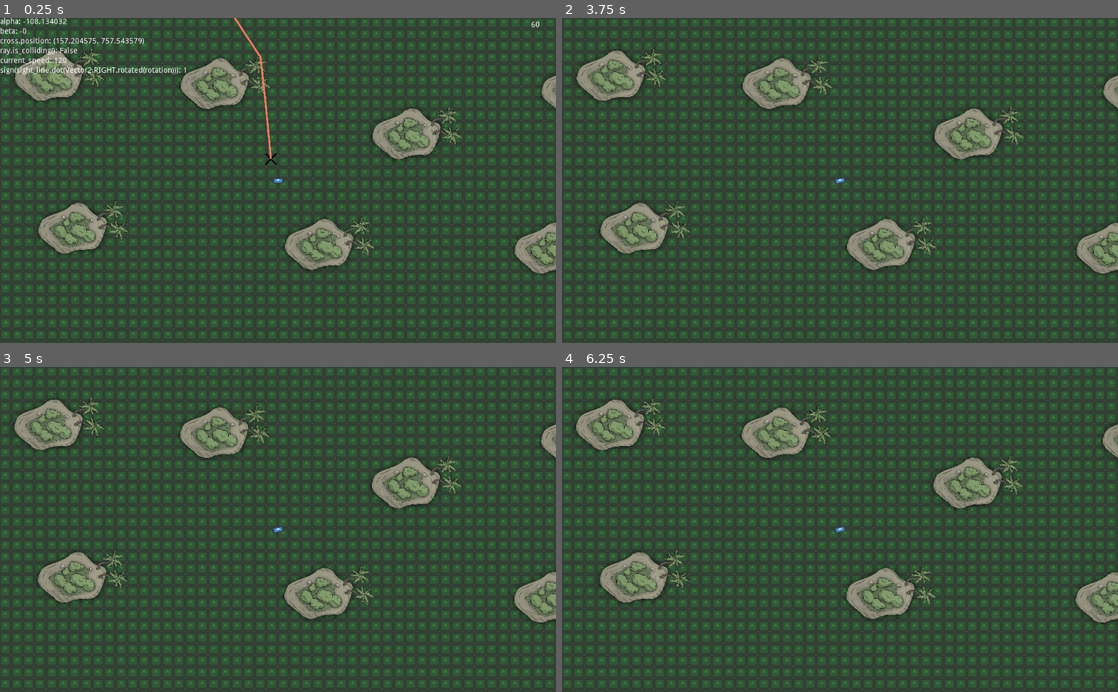
Above: before the commit, frames 1-4 (two rows, left to right).
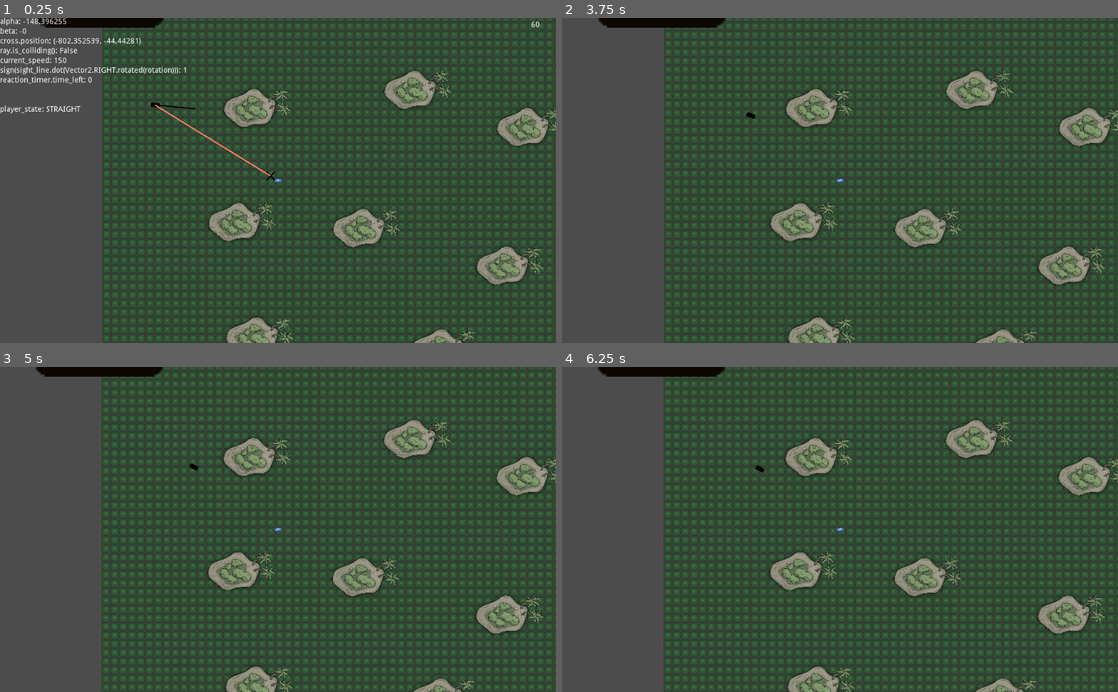
Above: after the commit, the same moments.

Repository: kingofjazzpiano/proportional_navigation
Game: Godot game, scene res://Main.tscn
Same seed, same stepped clock (60 frames per second), same inputs: the game is played once before the commit and once after it. The engine's default icon, where the game draws it, is replaced by a stand-in: a white triangle on a blue panel in a dark square.
Inputs (mouse positions are in pixels of both pictures, inside the frame that each line leads up to):
- Up to frame 1 (0.25 s): no input
- Up to frame 2 (3.75 s): tap Enter (ui_accept) at 0.5, 0.77, 1.25, 1.52, 2, 2.75, 3.02, 3.5 s; move the mouse to (962, 164) at 0.52 s; hold A (a) 0.53-1.28 s; tap E (E) at 0.6 s; move the mouse to (728, 196) at 1.27 s; tap A (a) at 1.35 s; tap D (d) at 1.55 s; move the mouse to (895, 109) at 2.02 s; hold D (d) 2.03-2.78 s; tap S (s) at 2.3, 2.85 s; move the mouse to (812, 245) at 2.77 s; tap W (w) at 3.05 s; move the mouse to (1006, 229) at 3.52 s; hold W (w) from 3.53 s (still down)
- Up to frame 3 (5 s): tap Enter (ui_accept) at 3.77, 4.25, 4.52 s; tap Middle mouse button (middle_mouse, bound only after the com… at 3.8, 4.35 s; move the mouse to (111, 480) at 4.27 s; release W (w) at 4.28 s; tap X (x, bound only after the commit) at 4.55 s
- Up to frame 4 (6.25 s): move the mouse to (867, 529) at 5.02 s; hold X (x, bound only after the commit) 5.03-5.78 s; tap E (E) at 5.3, 5.85 s; move the mouse to (756, 448) at 5.77 s; tap Enter (ui_accept) at 6.02 s; tap A (a) at 6.05 s

The runs differ from the first frame. In frame 1, 37% of the frame differs, in the area x 0-100%, y 0-100%; in frame 2, 37%; in frame 3, 37%; in frame 4, 37%.

Commit message:
stuck solved
Исправлен баг с застреванием бота у острова

Diff:
--- /dev/null
+++ b/CurveTest.gd
@@ -0,0 +1,29 @@
+extends Node2D
+
+onready var line: Line2D = $Line2D
+onready var line2: Line2D = $Line2D2
+
+
+func _ready() -> void:
+	var start: Vector2 = Vector2(600, 0)
+	var end: Vector2 = Vector2(600, 600)
+	var curvature: float = 200
+	var s_point: Vector2 = end + end.direction_to(start) * curvature
+	var x_point: Vector2 = s_point + (end - s_point) * 0.5 + s_point.direction_to(end).rotated(-PI * 0.5) * curvature
+	line.add_point(start)
+#	line.add_point(s_point)
+	line.add_point(x_point)
+	line.add_point(end)
+
+
+
+	var curve2: Curve2D = Curve2D.new()
+	var start2: Vector2 = Vector2(500, 400)
+	var end2: Vector2 = Vector2(500, 600)
+	var x2_point: Vector2 = (end2 - start2) + start2.direction_to(end2).rotated(-PI * 0.5) * curvature
+
+	curve2.bake_interval = 20.0
+	curve2.add_point(start2, Vector2.ZERO, x2_point)
+	curve2.add_point(end2)
+	print(curve2.get_baked_points().size())
+	line2.points = curve2.get_baked_points()
--- /dev/null
+++ b/CurveTest.tscn
@@ -0,0 +1,12 @@
+[gd_scene load_steps=2 format=2]
+
+[ext_resource path="res://CurveTest.gd" type="Script" id=1]
+
+[node name="CurveTest" type="Node2D"]
+script = ExtResource( 1 )
+
+[node name="Line2D" type="Line2D" parent="."]
+default_color = Color( 0.4, 0.501961, 1, 1 )
+
+[node name="Line2D2" type="Line2D" parent="."]
+default_color = Color( 0.968627, 1, 0.4, 1 )
--- a/Main.gd
+++ b/Main.gd
@@ -3,6 +3,7 @@
 onready var navigation = $Navigation2D/NavigationPolygonInstance
 onready var missile = $Missile
 onready var debug_panel = $DebugPanel
+
 
 func _ready() -> void:
 	var islands = find_node("Islands")
@@ -34,3 +35,4 @@
 		missile.cross.visible = not missile.cross.visible
 		$Line2D.visible = not $Line2D.visible
 		debug_panel.visible = not debug_panel.visible
+		missile.probe.visible = not missile.probe.visible
--- a/Main.tscn
+++ b/Main.tscn
@@ -30,11 +30,11 @@
 
 [node name="Player" parent="." instance=ExtResource( 2 )]
 pause_mode = 1
-position = Vector2( 196, 876 )
+position = Vector2( -748, -11 )
 
 [node name="Missile" parent="." instance=ExtResource( 3 )]
 pause_mode = 1
-position = Vector2( -182, -194 )
+position = Vector2( -1689, -570 )
 
 [node name="DebugPanel" parent="." instance=ExtResource( 4 )]
 
--- a/Missile.gd
+++ b/Missile.gd
@@ -8,54 +8,74 @@
 onready var debug_line_6 = get_node("/root/Main/DebugPanel/VBoxContainer/Label6")
 onready var debug_line_7 = get_node("/root/Main/DebugPanel/VBoxContainer/Label7")
 onready var debug_line_8 = get_node("/root/Main/DebugPanel/VBoxContainer/Label8")
+onready var debug_line_9 = get_node("/root/Main/DebugPanel/VBoxContainer/Label9")
+onready var debug_line_10 = get_node("/root/Main/DebugPanel/VBoxContainer/Label10")
 onready var fps_label = get_node("/root/Main/DebugPanel/FPS")
 
 onready var navigation = get_node("/root/Main").find_node("Navigation2D")
 onready var player = get_node("/root/Main/Player")
 onready var cross = get_node("/root/Main/Cross")
-onready var timer = $Timer
+onready var reaction_timer = $ReactionTimer
 onready var ray = $RayCast2D
+onready var probe = preload("res://Probe.tscn").instance()
+onready var right_area = get_node("/root/Main/Player/RightArea")
+onready var left_area = get_node("/root/Main/Player/LeftArea")
+
+enum { LEFT, RIGHT, STRAIGHT }
+
+var player_state: int = STRAIGHT
 
 const RAY_LENGTH = 300.0
-const REACTION_TIME = 0
+const MAX_REACTION_TIME = 2.0
 
-var velocity: Vector2 = Vector2.ZERO
-var max_speed: float = 120.0  # Pixels per seond
+var direction: Vector2 = Vector2.ZERO
+var min_speed: float = 5.0
+var max_speed: float = 150.0  # Pixels per seond
 var current_speed: float = max_speed  # Pixels per seond
 var acceleration: float = 0.25
 var max_rotation_speed: float = 0.4  # Radians per second
 var current_rotation_speed: float = max_rotation_speed  # Radians per second
 
 var path: PoolVector2Array = []
-var target_position: PoolVector2Array = []
-var target_velocity: PoolVector2Array = []
-var target_speed: PoolRealArray = []
+var target_position: Vector2
+
+var last_target: Vector2 = Vector2.ZERO
+var old_path: PoolVector2Array = []
 
 
 func _ready() -> void:
+	randomize()
+	get_parent().call_deferred("add_child", probe)
 	ray.set_cast_to(Vector2(RAY_LENGTH, 0))
-	if REACTION_TIME:
-		timer.start(REACTION_TIME)
 
 
 func _physics_process(delta: float) -> void:
 	fps_label.text = str(round(1.0 / delta))
-	if timer.is_stopped() and target_speed.size():
-		target_position.remove(0)
-		target_velocity.remove(0)
-		target_speed.remove(0)
-	target_position.append(player.position)
-	target_velocity.append(player.velocity)
-	target_speed.append(player.speed)
-	var sight_line: Vector2 = position.direction_to(target_position[0])
-	var alpha: float = target_velocity[0].angle_to(-sight_line)
+	var old_player_state: int = player_state
+	if Input.is_action_pressed("a"):
+		debug_line_10.text = "player_state: LEFT"
+		player_state = LEFT
+	elif Input.is_action_pressed("d"):
+		debug_line_10.text = "player_state: RIGHT"
+		player_state = RIGHT
+	else:
+		debug_line_10.text = "player_state: STRAIGHT"
+		player_state = STRAIGHT
+
+	if old_player_state != player_state and reaction_timer.is_stopped():
+		reaction_timer.start(rand_range(0.0, MAX_REACTION_TIME))
+
+	target_position = player.position
+
+	var sight_line: Vector2 = position.direction_to(target_position)
+	var alpha: float = player.direction.angle_to(-sight_line)
 
 	var beta: float
 	var tmp: float = 0
 	if current_speed:
-		tmp = sin(alpha) * target_speed[0] / current_speed
+		tmp = sin(alpha) * player.speed / current_speed
 
-	if current_speed > target_speed[0] or abs(alpha) < PI * 0.5 and abs(tmp) <= 1.0:
+	if current_speed > player.speed or abs(alpha) < PI * 0.5 and abs(tmp) <= 1.0:
 		beta = asin(tmp)
 	else:
 		beta = asin(sin(alpha))
@@ -66,36 +86,69 @@
 		l = current_speed * sin(gamma) / sin(alpha)
 	var proportional_coefficient: float = 0
 	if l:
-		proportional_coefficient = position.distance_to(target_position[0]) / l
-	if target_velocity[0] != Vector2.ZERO:
+		proportional_coefficient = position.distance_to(target_position) / l
+	if player.direction != Vector2.ZERO:
 		if abs(current_speed * proportional_coefficient) > 1000 or proportional_coefficient == 0:
 			cross.position = position + Vector2.RIGHT.rotated(sight_line.angle() + beta) * 1000
 		else:
 			cross.position = position + Vector2.RIGHT.rotated(sight_line.angle() + beta) * current_speed * proportional_coefficient
 	else:
-		cross.position = target_position[0]
+		cross.position = target_position
 
-	update_navigation_path(position, cross.position)
+#	update_navigation_path(position, cross.position)
+
+	probe.global_position = global_position
+	probe.cast_to.x = global_position.distance_to(cross.position)
+	probe.rotation = position.direction_to(cross.position).angle()
+
+	if Input.is_action_just_pressed("middle_mouse"):
+		print("")
+
+	if path.size() > 1 and is_straight_line():
+		path = [path[-1]]
+
+	if path.size() > 1 and position.distance_to(path[0]) < 50.0:
+		path.remove(0)
+
+	if path.size() > 1:
+		last_target = path[0]
+		old_path = PoolVector2Array() + path
+	else:
+		last_target = Vector2.ZERO
+
+	if path.size() < 2 or Input.is_action_pressed("x") \
+			or not probe.is_colliding() \
+			or abs(Vector2.RIGHT.rotated(rotation).angle_to(position.direction_to(path[0]))) > PI * 0.5:
+		update_navigation_path(position, cross.position)
+	elif path.size() > 1 and last_target and last_target != path[0]:
+		path = PoolVector2Array() + old_path
+
 
 	var desired_rotation = 0
 	if path.size():
 		desired_rotation = Vector2.RIGHT.rotated(rotation).angle_to(position.direction_to(path[0]))
-	if desired_rotation:
+	if desired_rotation and reaction_timer.is_stopped():
 		rotation = lerp_angle(rotation,
 			position.direction_to(path[0]).angle(),
 			abs((current_rotation_speed * delta) / desired_rotation))
 	position += Vector2.RIGHT.rotated(rotation) * current_speed * delta
 
-
 	if ray.is_colliding():
+		current_rotation_speed = max_rotation_speed * 1.2
 		var estimated_speed: float = position.distance_to(ray.get_collision_point()) * max_speed / RAY_LENGTH
 		if estimated_speed and estimated_speed < current_speed:
 			current_speed = estimated_speed
 		else:
 			current_speed += acceleration
 	else:
-		current_speed += acceleration * sign(sight_line.dot(Vector2.RIGHT.rotated(rotation)))
-	current_speed = clamp(current_speed, 0, max_speed)
+		if sight_line.dot(Vector2.RIGHT.rotated(rotation)) < 0:
+			current_rotation_speed = max_rotation_speed * 1.2
+		else:
+			current_rotation_speed = max_rotation_speed
+		current_rotation_speed = max_rotation_speed
+		current_speed += acceleration
+#		current_speed += acceleration * sign(sight_line.dot(Vector2.RIGHT.rotated(rotation)))
+	current_speed = clamp(current_speed, min_speed, max_speed)
 
 	debug_line_1.text = "alpha: " + str(rad2deg(alpha))
 	debug_line_2.text = "beta: " + str(rad2deg(beta))
@@ -103,9 +156,21 @@
 	debug_line_4.text = "ray.is_colliding(): " + str(ray.is_colliding())
 	debug_line_5.text = "current_speed: " + str(current_speed)
 	debug_line_6.text = "sign(sight_line.dot(Vector2.RIGHT.rotated(rotation))): " + str(sign(sight_line.dot(Vector2.RIGHT.rotated(rotation))))
+	debug_line_7.text = "reaction_timer.time_left: " + str(reaction_timer.time_left)
 
 
 func update_navigation_path(start_position, end_position):
 	path = navigation.get_simple_path(start_position, end_position, true)
 	if path.size():
 		path.remove(0)
+
+
+func is_straight_line() -> bool:
+	var angle: float = abs((path[0] - global_position).angle_to(path[1] - path[0]))
+	if angle > deg2rad(20.0):
+		return false
+	for i in range(path.size() - 2):
+		angle = abs((path[i + 1] - path[i]).angle_to(path[i + 2] - path[i + 1]))
+		if angle > deg2rad(20.0):
+			return false
+	return true
--- a/Missile.tscn
+++ b/Missile.tscn
@@ -32,3 +32,6 @@
 
 [node name="Timer" type="Timer" parent="."]
 one_shot = true
+
+[node name="ReactionTimer" type="Timer" parent="."]
+one_shot = true
--- /dev/null
+++ b/Probe.tscn
@@ -0,0 +1,6 @@
+[gd_scene format=2]
+
+[node name="Probe" type="RayCast2D"]
+enabled = true
+cast_to = Vector2( 500, 0 )
+collide_with_areas = true
--- a/player.gd
+++ b/player.gd
@@ -1,27 +1,42 @@
 extends Sprite
 
-var velocity: Vector2 = Vector2.ZERO
-var max_speed: float = 100.0
-var speed: float = 0.0
-var acceleration: float = 0.5
+const DEAD_ZONE_LIMIT = 50
+
+var direction: Vector2 = Vector2.ZERO
+var speed: float = 0.0  # скорость по локальной оси X
+var acceleration: float = 1.05  # постоянное ускорение движения
+var max_forward_speed: float = 130.0  # максимальная скорость вперёд
+var max_backward_speed: float = -100.0  # максимальная скорость назад
+var max_rotation_speed: float = 0.4  # максимальная скорость поворота Rad/s
+var rotation_acceleration: float = 0.01  # постоянное ускорение при повороте
+var current_rotation_speed: float = 0.0 # текущяя скорость вращения Rad/s
 
 
 func _physics_process(delta: float) -> void:
-	velocity = Vector2.ZERO
-	get_input(delta)
+	direction = Vector2.ZERO
+	calculate_speed()
+	calculate_rotation(delta)
 
-	velocity = Vector2.RIGHT.rotated(rotation)
-	position += velocity * speed * delta
+	direction = Vector2.RIGHT.rotated(rotation)
+	position += direction * speed * delta
 
 
-func get_input(delta: float) -> void:
+func calculate_speed() -> void:
 	if Input.is_action_pressed("w"):
 		speed += acceleration
 	elif Input.is_action_pressed("s"):
 		speed -= acceleration
-	speed = clamp(speed, 0, +max_speed)
+	# Если скорость меньше DEAD_ZONE_LIMIT, судно остановится
+	elif speed and abs(speed) < DEAD_ZONE_LIMIT:
+		speed = lerp(speed, 0, abs(acceleration / speed))
+	speed = clamp(speed, max_backward_speed, max_forward_speed)
 
+
+func calculate_rotation(delta: float) -> void:
 	if Input.is_action_pressed("a"):
-		rotation -= (PI / 6.0) * delta
-	if Input.is_action_pressed("d"):
-		rotation += (PI / 6.0) * delta
+		current_rotation_speed = max(current_rotation_speed - rotation_acceleration, -max_rotation_speed)
+	elif Input.is_action_pressed("d"):
+		current_rotation_speed = min(current_rotation_speed + rotation_acceleration, max_rotation_speed)
+	elif current_rotation_speed:
+		current_rotation_speed = lerp(current_rotation_speed, 0, abs(rotation_acceleration / current_rotation_speed))
+	rotation += current_rotation_speed * delta
--- a/player.tscn
+++ b/player.tscn
@@ -1,7 +1,11 @@
-[gd_scene load_steps=3 format=2]
+[gd_scene load_steps=4 format=2]
 
 [ext_resource path="res://icon.png" type="Texture" id=1]
 [ext_resource path="res://player.gd" type="Script" id=2]
+
+[sub_resource type="CapsuleShape2D" id=1]
+radius = 38.0
+height = 240.0
 
 [node name="Player" type="Sprite"]
 scale = Vector2( 1, 0.5 )
@@ -16,4 +20,32 @@
 
 [node name="Camera2D" type="Camera2D" parent="."]
 current = true
-zoom = Vector2( 3, 3 )
+zoom = Vector2( 4, 4 )
+
+[node name="LeftArea" type="Area2D" parent="."]
+position = Vector2( 0, -300 )
+collision_layer = 0
+collision_mask = 0
+__meta__ = {
+"_edit_lock_": true
+}
+
+[node name="CollisionShape2D" type="CollisionShape2D" parent="LeftArea"]
+shape = SubResource( 1 )
+__meta__ = {
+"_edit_lock_": true
+}
+
+[node name="RightArea" type="Area2D" parent="."]
+position = Vector2( 0, 300 )
+collision_layer = 0
+collision_mask = 0
+__meta__ = {
+"_edit_lock_": true
+}
+
+[node name="CollisionShape2D" type="CollisionShape2D" parent="RightArea"]
+shape = SubResource( 1 )
+__meta__ = {
+"_edit_lock_": true
+}
--- a/project.godot
+++ b/project.godot
@@ -50,6 +50,16 @@
 "events": [ Object(InputEventKey,"resource_local_to_scene":false,"resource_name":"","device":0,"alt":false,"shift":false,"control":false,"meta":false,"command":false,"pressed":false,"scancode":0,"physical_scancode":69,"unicode":0,"echo":false,"script":null)
  ]
 }
+middle_mouse={
+"deadzone": 0.5,
+"events": [ Object(InputEventMouseButton,"resource_local_to_scene":false,"resource_name":"","device":0,"alt":false,"shift":false,"control":false,"meta":false,"command":false,"button_mask":0,"position":Vector2( 0, 0 ),"global_position":Vector2( 0, 0 ),"factor":1.0,"button_index":3,"pressed":false,"doubleclick":false,"script":null)
+ ]
+}
+x={
+"deadzone": 0.5,
+"events": [ Object(InputEventKey,"resource_local_to_scene":false,"resource_name":"","device":0,"alt":false,"shift":false,"control":false,"meta":false,"command":false,"pressed":false,"scancode":0,"physical_scancode":88,"unicode":0,"echo":false,"script":null)
+ ]
+}
 
 [layer_names]
 
